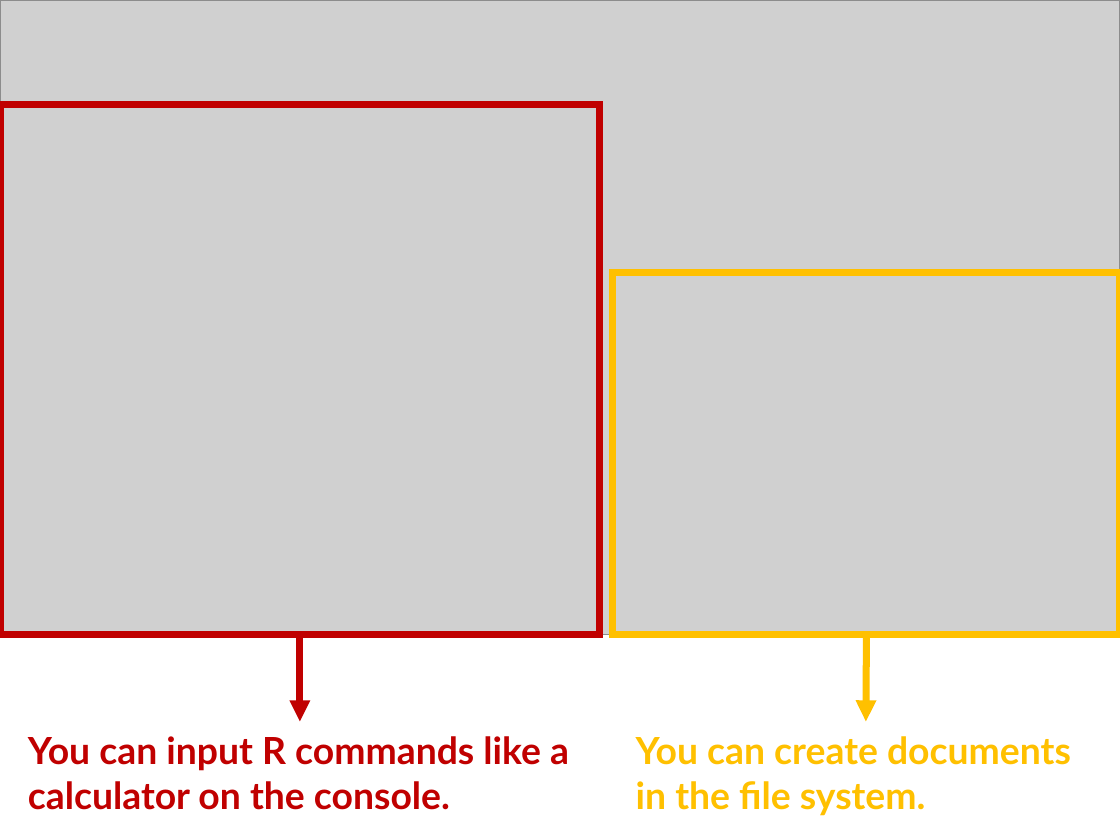
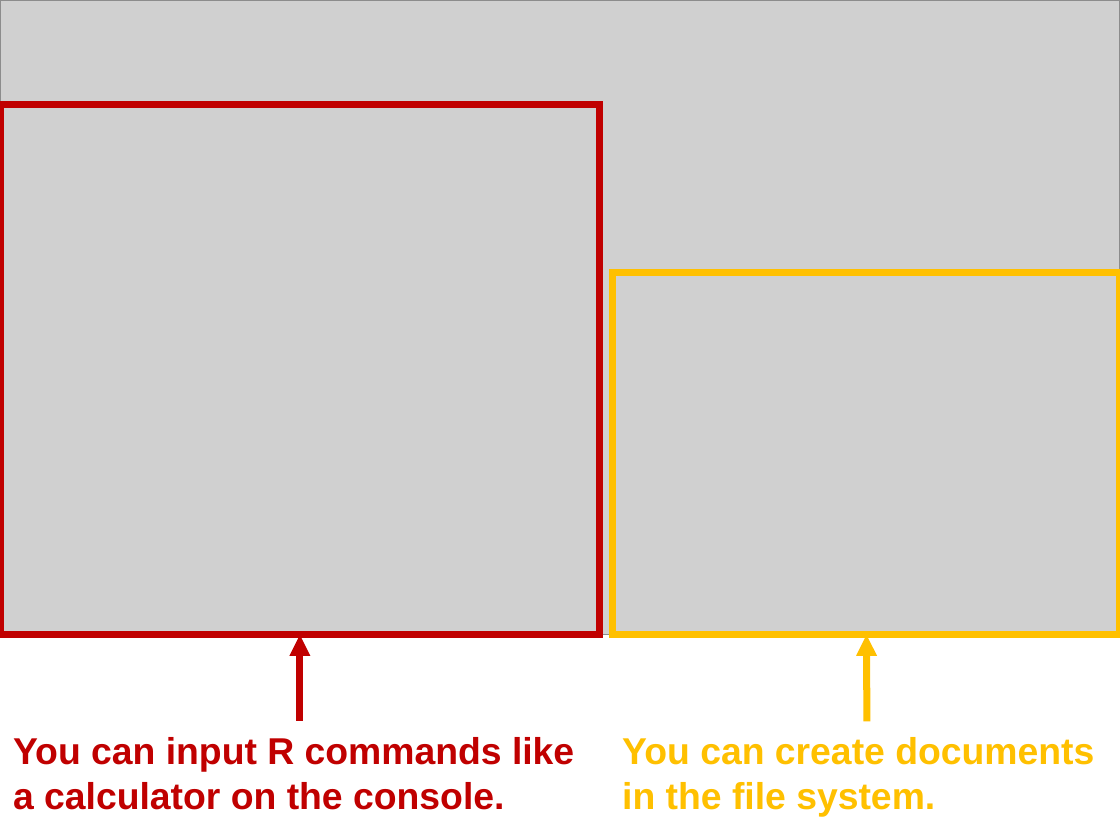
Before and after one commit to upmathematics/mth-161d-sp25, a slide deck: slide 1 of docs/lessons/1.3-mth161-r-and-r-studio/basic-parts-of-r-studio.pptx. Drawn at 1120x840 pixels with LibreOffice and Linux fonts; fonts in the diff are those of the drawing; grey boxes stand for pictures. Boxes give left, top, right and bottom in pixels: in the first picture for what was removed or moved away, otherwise in the second. Text is boxed around its words. In the diff, an @@ line names an element or a change of style, - is before the commit and + after.

```diff
--- a/docs/lessons/1.3-mth161-r-and-r-studio/basic-parts-of-r-studio.pptx
+++ b/docs/lessons/1.3-mth161-r-and-r-studio/basic-parts-of-r-studio.pptx
@@ arrow (300, 635) - (300, 721): arrowheads changed @@
@@ arrow (867, 635) - (867, 721): arrowheads changed @@
@@ text "You can input R commands ...": place and size @@
-text "You can input R commands ..." at <box>28,736,569,810</box>
+text "You can input R commands ..." at <box>13,737,574,810</box>
@@ text "You can input R commands ..." at <box>13,737,574,810</box>: font Lato to Arial @@
@@ text "You can create documents in ..." at <box>622,737,1094,816</box>: font Lato to Arial @@
@@ text "You can create documents in ...": place and size @@
-text "You can create documents in ..." at <box>636,736,1071,816</box>
+text "You can create documents in ..." at <box>622,737,1094,816</box>
```
Also in this commit, not shown: 29 other files.
